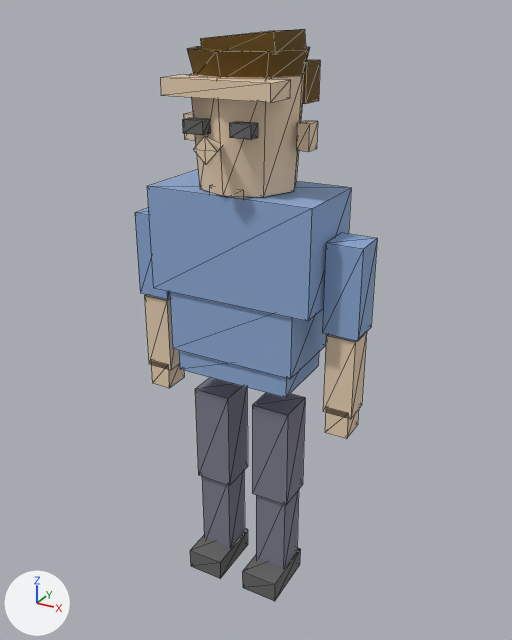
What one commit did to the glTF model assets/models/character.glb.
Both versions are drawn from a camera (50 mm lens) standing at (1.107, -1.964, 2.048) and looking at (0.01, 0.03, 1.051). The lights are fixed; the arrows at lower left show +X, +Y and +Z. Mesh edges are drawn as thin lines. Vertices at the same position are counted once.

Script lines for the objects in view, before the commit:
```python
me_mesh_0 = bpy.data.meshes.new('Mesh_0')
me_mesh_0.from_pydata(...)  # 231 vertices, 348 faces; spans x -0.42..0.42, y -0.25..0.2, z 0.0..1.99
me_mesh_0.materials.append(mat_material_0)
ob_mesh_0 = bpy.data.objects.new('Mesh_0', me_mesh_0)
ob_mesh_0.location = (0.0, 0.0, 0.0)
```
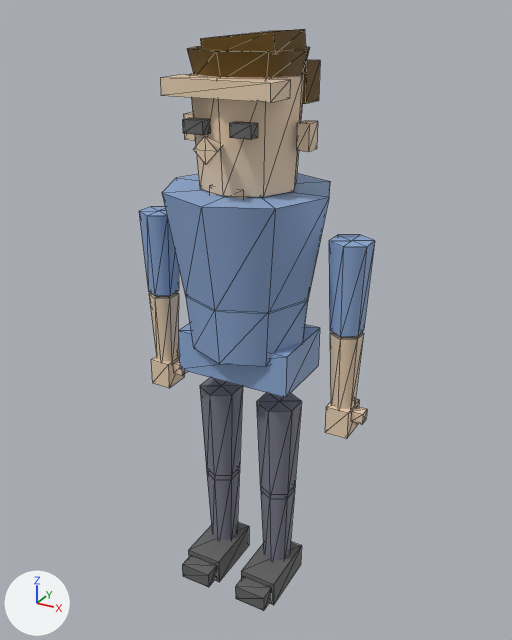
Where the change shows, as pixel boxes [x1, y1, x2, y2] in the pictures (512 x 640 px; the box of a moved part takes in the faces that stretch with it):
'Mesh_0', reshaped: before [135, 29, 377, 601]; after [139, 29, 375, 611]
part 1 of me_mesh_0, added (blue): after [186, 296, 308, 366]
part 2 of me_mesh_0, added (blue): after [329, 235, 375, 337]
part 3 of me_mesh_0, added (beige): after [330, 332, 364, 409]
part 4 of me_mesh_0, added: after [351, 406, 367, 425]
part 5 of me_mesh_0, added: after [200, 378, 243, 480]
part 6 of me_mesh_0, added: after [207, 471, 240, 540]
part 7 of me_mesh_0, moved or reshaped: before [242, 548, 300, 601]; after [188, 522, 249, 582]
part 8 of me_mesh_0, added: after [182, 555, 217, 587]
part 9 of me_mesh_0, added: after [257, 393, 301, 499]
part 10 of me_mesh_0, added: after [261, 490, 295, 560]
part 11 of me_mesh_0, moved or reshaped: before [190, 529, 248, 579]; after [241, 542, 302, 605]
part 12 of me_mesh_0, added: after [235, 577, 271, 611]
part 13 of me_mesh_0, rebuilt (18% narrower, 7% shorter): before [147, 170, 351, 321]; after [162, 173, 330, 314]
part 14 of me_mesh_0, deleted (beige): before [323, 332, 367, 419]
part 15 of me_mesh_0, deleted (blue): before [170, 292, 326, 379]
part 16 of me_mesh_0, deleted (blue): before [322, 233, 377, 341]
part 17 of me_mesh_0, moved or reshaped: before [135, 208, 305, 569]; after [139, 207, 188, 375]

The change, as a diff of the scene's bpy script:
```diff
--- a/assets/models/character.glb.py
+++ b/assets/models/character.glb.py
@@ me_mesh_0 @@
-me_mesh_0.from_pydata(...)  # 231 vertices, 348 faces; spans x -0.42..0.42, y -0.25..0.2, z 0.0..1.99
+me_mesh_0.from_pydata(...)  # 351 vertices, 556 faces; spans x -0.42..0.44, y -0.28..0.28, z -0.01..1.99
+# me_mesh_0 part 1: the loose piece of 20 vertices spanning x -0.18..0.18, y -0.18..0.18, z 1.53..1.87 is copied, and the copy is scaled about its middle by (1.23, 1.23, 0.588), then moved by (0.0, 0.0, -0.62); it spans x -0.22..0.22, y -0.22..0.22, z 0.98..1.18
+# me_mesh_0 part 2: a new loose piece, a 6-sided cut cone along z (radius 0.06 at the low end, 0.07 at the high end) spanning x 0.3..0.42, y -0.07..0.07, z 1.1..1.4, in mat_material_0
+# me_mesh_0 part 3: a new loose piece, a 6-sided cut cone along z (radius 0.04 at the low end, 0.055 at the high end) spanning x 0.312..0.408, y -0.055..0.055, z 0.81..1.09, in mat_material_0
+# me_mesh_0 part 4: a new loose piece, a box spanning x 0.4..0.44, y -0.02..0.02, z 0.78..0.82, in mat_material_0
+# me_mesh_0 part 5: a new loose piece, a 6-sided cut cone along z (radius 0.06 at the low end, 0.08 at the high end) spanning x -0.19..-0.05, y -0.08..0.08, z 0.39..0.77, in mat_material_0
+# me_mesh_0 part 6: a new loose piece, a 6-sided cut cone along z (radius 0.05 at the low end, 0.06 at the high end) spanning x -0.18..-0.06, y -0.06..0.06, z 0.05..0.41, in mat_material_0
+# me_mesh_0 part 7: the loose piece of 8 vertices spanning x 0.05..0.19, y -0.15..0.07, z 0.0..0.08 is moved by (-0.24, 0.0, 0.0)
+# me_mesh_0 part 8: a new loose piece, a box spanning x -0.18..-0.06, y -0.22..-0.16, z 0.01..0.07, in mat_material_0
+# me_mesh_0 part 9: a new loose piece, a 6-sided cut cone along z (radius 0.06 at the low end, 0.08 at the high end) spanning x 0.05..0.19, y -0.08..0.08, z 0.39..0.77, in mat_material_0
+# me_mesh_0 part 10: a new loose piece, a 6-sided cut cone along z (radius 0.05 at the low end, 0.06 at the high end) spanning x 0.06..0.18, y -0.06..0.06, z 0.05..0.41, in mat_material_0
+# me_mesh_0 part 11: the loose piece of 8 vertices spanning x -0.19..-0.05, y -0.15..0.07, z 0.0..0.08 is moved by (0.24, 0.0, 0.0)
+# me_mesh_0 part 12: a new loose piece, a box spanning x 0.06..0.18, y -0.22..-0.16, z 0.01..0.07, in mat_material_0
+# me_mesh_0 part 13: the loose piece of 8 vertices spanning x -0.29..0.29, y -0.15..0.15, z 1.17..1.52 is rebuilt with 20 vertices and now spans x -0.28..0.28, y -0.28..0.28, z 1.17..1.52
+# me_mesh_0 part 14: the loose piece of 8 vertices spanning x 0.31..0.41, y -0.05..0.05, z 0.81..1.09 is deleted
+# me_mesh_0 part 15: the loose piece of 8 vertices spanning x -0.23..0.23, y -0.14..0.14, z 0.95..1.21 is deleted
+# me_mesh_0 part 16: the loose piece of 8 vertices spanning x 0.3..0.42, y -0.06..0.06, z 1.1..1.4 is deleted
+# me_mesh_0 part 17: 5 vertices moved from x -0.18..0.18, y -0.07..0.07, z 0.39..0.77 to x -0.36..-0.28, y -0.02..0.05, z 0.78..1.1; 43 vertices removed from x -0.42..0.19, y -0.07..0.07, z 0.05..1.4; 31 vertices added at x -0.42..-0.28, y -0.07..0.07, z 0.78..1.4
 me_mesh_0.materials.append(mat_material_0)
```
